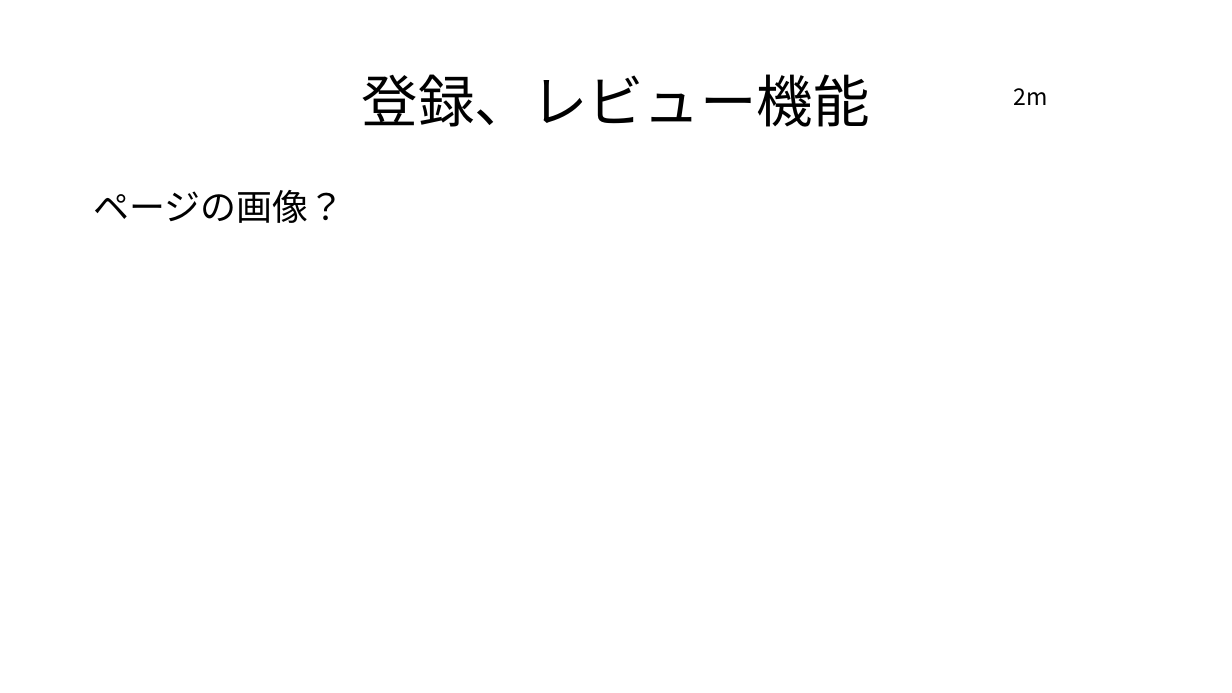
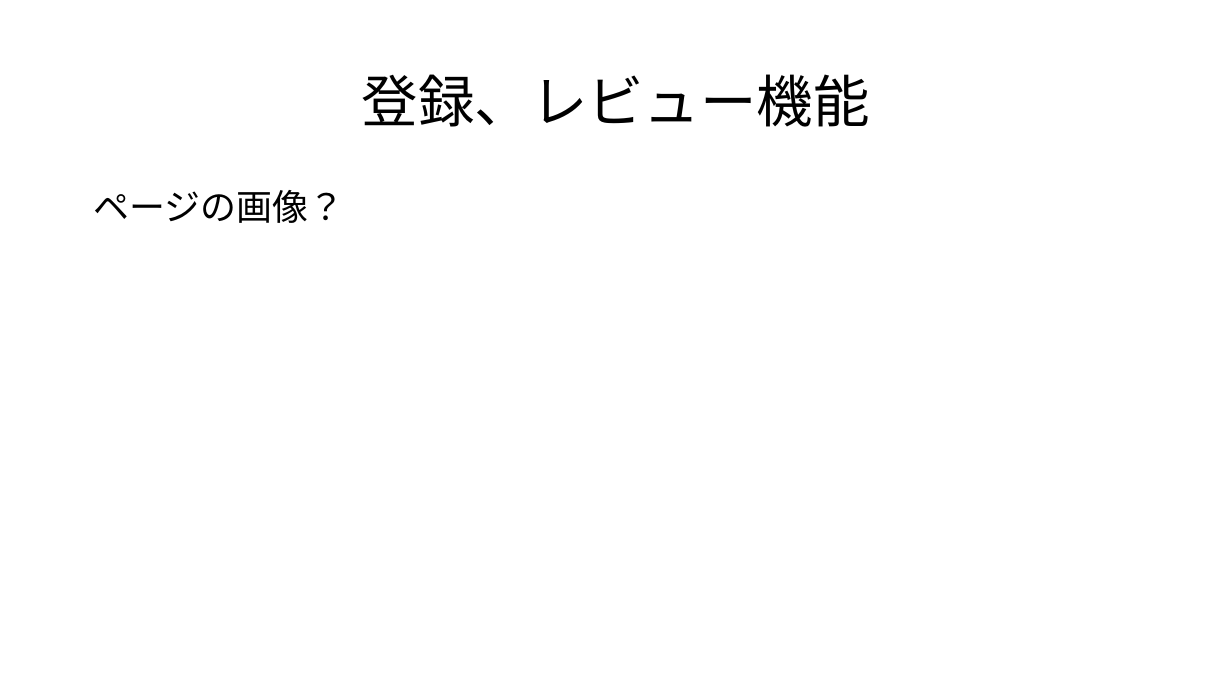
Before and after one commit to plusdojo2024/A2, a slide deck: slide 4 of doc/プレゼン資料/レコレコプレゼン資料(参考用).pptx (slide 6 before the commit). Drawn at 1232x693 pixels with LibreOffice and Linux fonts; fonts in the diff are those of the drawing. Boxes give left, top, right and bottom in pixels: in the first picture for what was removed or moved away, otherwise in the second. Text is boxed around its words. In the diff, an @@ line names an element or a change of style, - is before the commit and + after.

```diff
--- a/doc/プレゼン資料/レコレコプレゼン資料(参考用).pptx
+++ b/doc/プレゼン資料/レコレコプレゼン資料(参考用).pptx
@@ text removed at (1014,88,1048,105) @@
-2m
```
Also in this commit, not shown: 14 other slides changed, 12 slides added, 5 slides removed.
